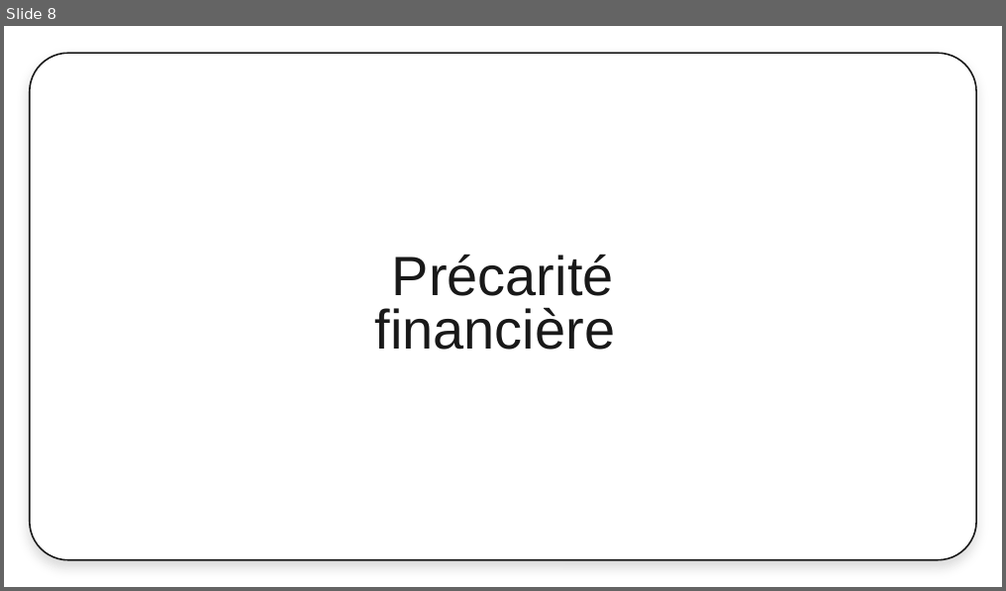
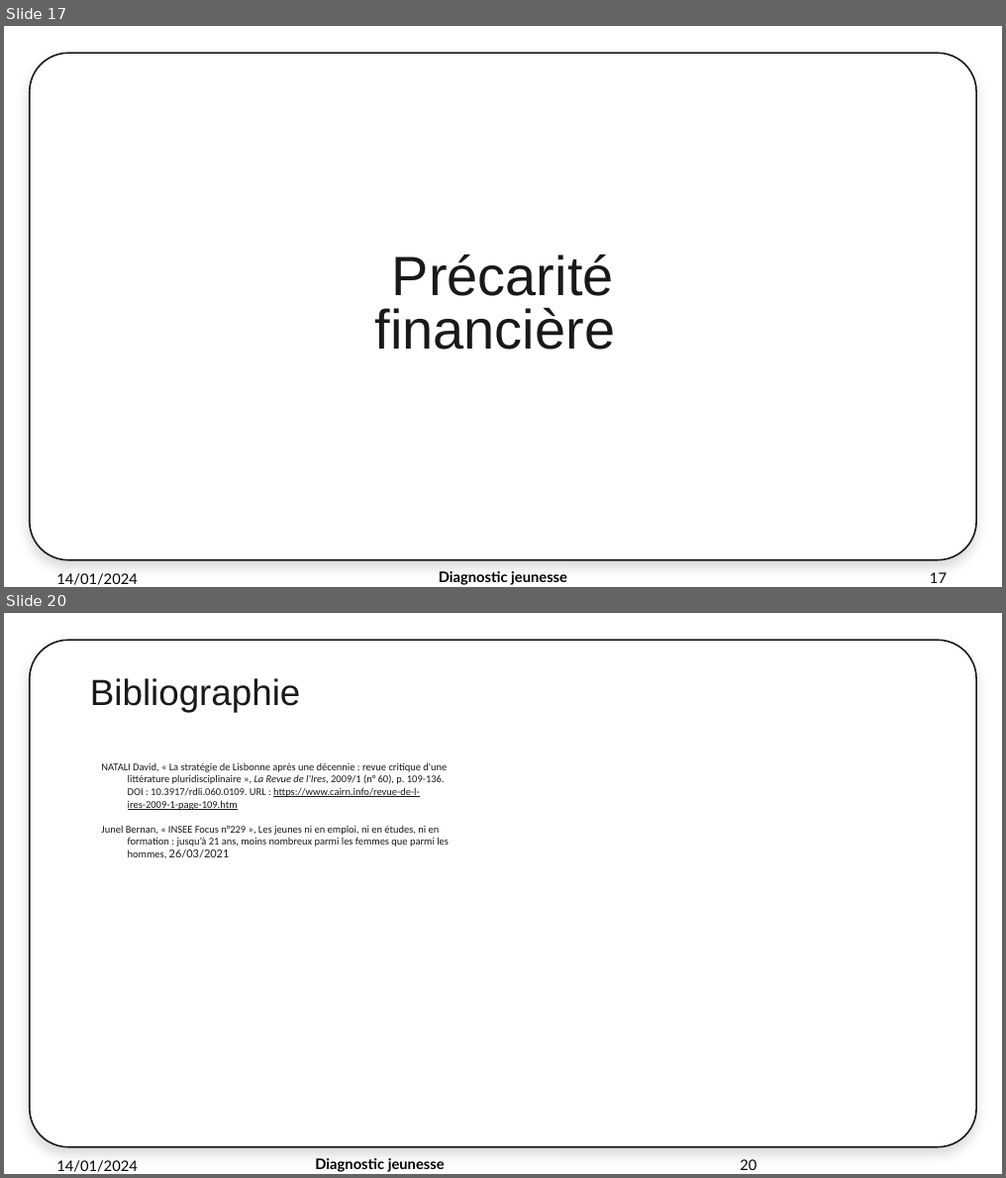
Before and after one commit to thibaud-ritzenthaler/diagnostic-de-territoire-M2, a slide deck: render/EurometropoleQPV.pptx. Shown one above the other, each under a label of ours: slide 8 before the commit, slides 17 and 20 after it; the slides between them are not shown. The pictures are 1006x591 and 1006x1178 pixels, drawn with LibreOffice and Linux fonts; fonts in the diff are those of the drawing; background and template pictures are left out. Boxes give left, top, right and bottom in pixels: in the first picture for what was removed or moved away, otherwise in the second. Text is boxed around its words. In the diff, an @@ line names an element or a change of style, - is before the commit and + after.

```diff
--- a/render/EurometropoleQPV.pptx
+++ b/render/EurometropoleQPV.pptx
@@ slide 20 added at [4, 613, 1002, 1174], background #FFFFFF; not listed: 1 template element that a slide beside it also shows @@
@@ title added at [90, 678, 300, 712], 35 pt, text #191919 @@
+Bibliographie
@@ subtitle added at [101, 762, 449, 859], 10 pt, text #191919 @@
+NATALI David, « La stratégie de Lisbonne après une décennie : revue critique d'une littérature pluridisciplinaire », La Revue de l'Ires, 2009/1 (n° 60), p. 109-136. DOI : 10.3917/rdli.060.0109. URL : https://www.cairn.info/revue-de-l-ires-2009-1-page-109.htm
+Junel Bernan, « INSEE Focus n°229 », Les jeunes ni en emploi, ni en études, ni en formation : jusqu’à 21 ans, moins nombreux parmi les femmes que parmi les hommes, 26/03/2021
@@ text added at [56, 1160, 138, 1172], 14 pt, text #000000 @@
+14/01/2024
@@ text added at [315, 1158, 445, 1172], 14 pt, text #000000, bold @@
+Diagnostic jeunesse
@@ page number added at [740, 1159, 756, 1170], 14 pt, text #000000 @@
+20
@@ what was slide 8 is now slide 17 @@
@@ slide 17 changed as well @@
@@ text added at [56, 573, 138, 585], 14 pt, text #000000 @@
+14/01/2024
@@ text added at [439, 571, 567, 585], 14 pt, text #000000, bold @@
+Diagnostic jeunesse
@@ page number added at [930, 572, 946, 583], 14 pt, text #000000 @@
+17
```
Also in this commit, not shown: 5 other slides changed, 13 other slides added, 3 slides removed, 8 other files.
